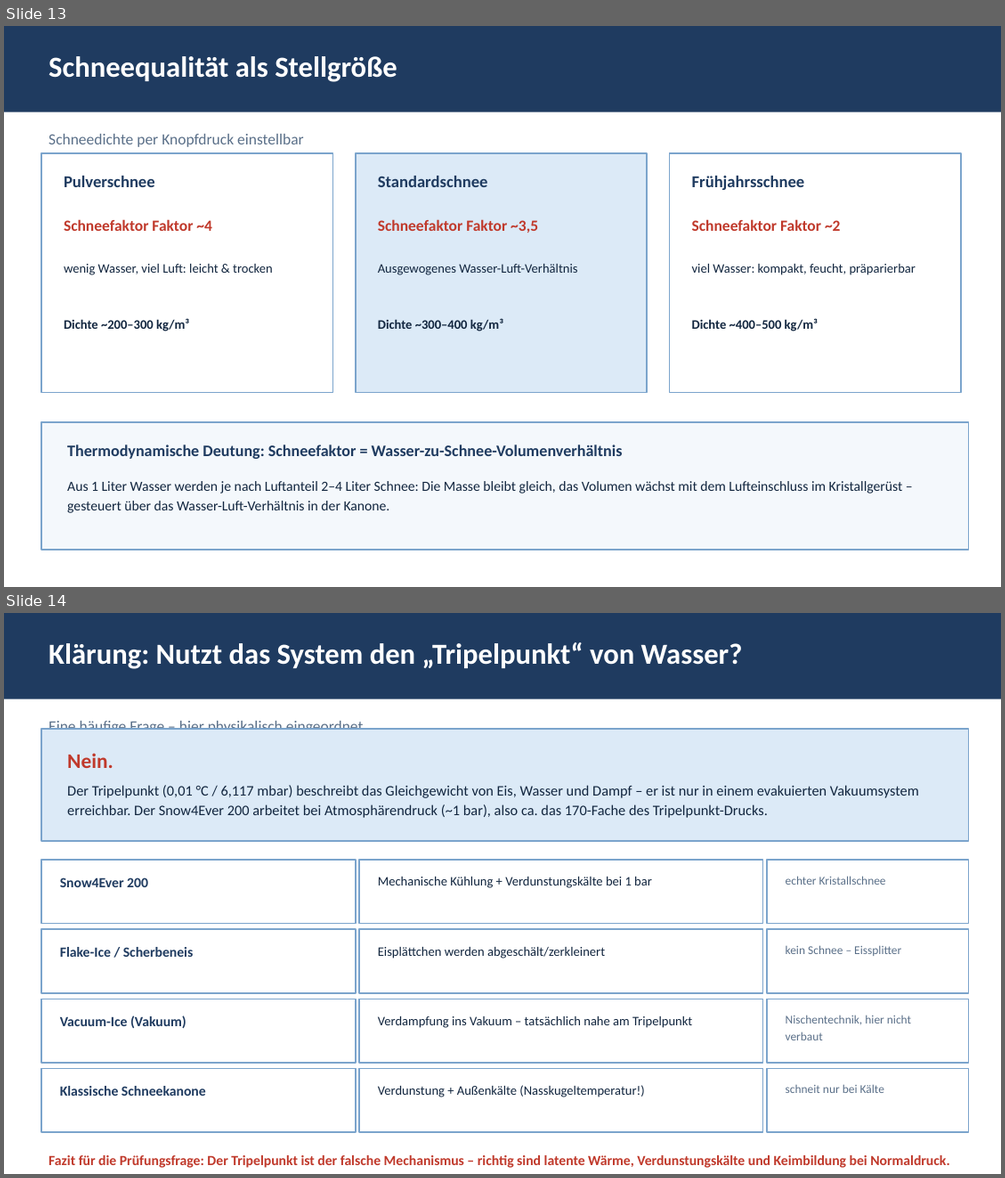
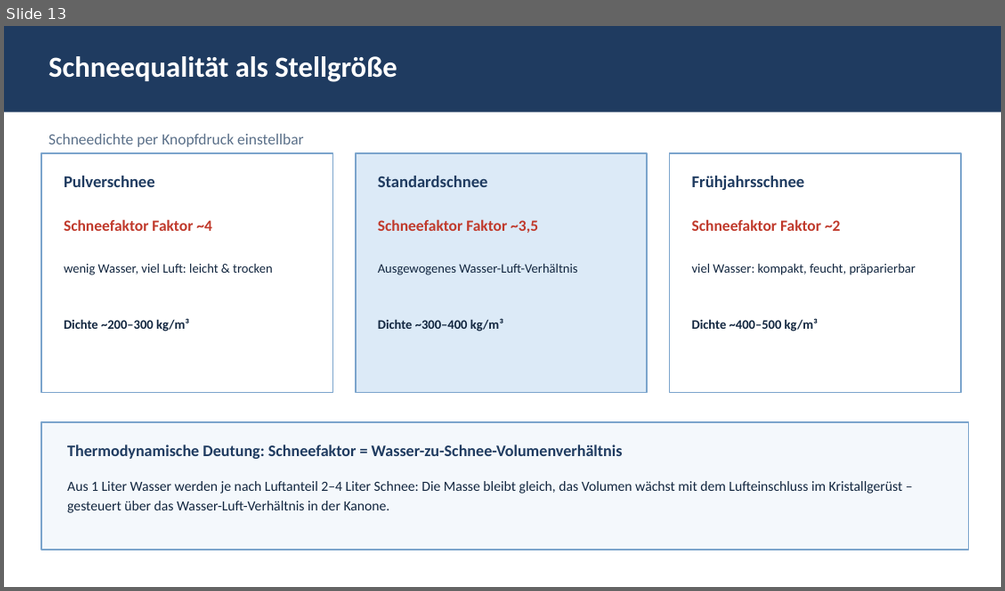
Before and after one commit to pgruberpg6-commits/Snow4ever, a slide deck: snow4ever200_thermodynamik.pptx. Shown one above the other, each under a label of ours: slides 13 and 14 before the commit, slide 13 after it. The pictures are 1005x1178 and 1005x591 pixels, drawn with LibreOffice and Linux fonts; fonts in the diff are those of the drawing. Boxes give left, top, right and bottom in pixels: in the first picture for what was removed or moved away, otherwise in the second. Text is boxed around its words. In the diff, an @@ line names an element or a change of style, - is before the commit and + after.

Commit message:
Tripelpunkt-Inhalte entfernt; Folie 14 ist jetzt reiner Technologievergleich der Schneeerzeuger

```diff
--- a/snow4ever200_thermodynamik.pptx
+++ b/snow4ever200_thermodynamik.pptx
@@ slide 14 removed at <box>4,613,1001,1174</box>, background #FFFFFF @@
@@ rectangle removed at <box>4,613,1001,699</box> @@
@@ text removed at <box>48,642,743,669</box> @@
-Klärung: Nutzt das System den „Tripelpunkt“ von Wasser?
@@ rectangle removed at <box>41,729,969,841</box> @@
@@ text removed at <box>48,721,364,730</box> @@
-Eine häufige Frage – hier physikalisch eingeordnet
@@ text removed at <box>67,753,919,818</box> @@
-Nein.
-Der Tripelpunkt (0,01 °C / 6,117 mbar) beschreibt das Gleichgewicht von Eis, Wasser und Dampf – er ist nur in einem evakuierten Vakuumsystem erreichbar. Der Snow4Ever 200 arbeitet bei Atmosphärendruck (~1 bar), also ca. das 170-Fache des Tripelpunkt-Drucks.
@@ rectangle removed at <box>41,860,356,924</box> @@
@@ text removed at <box>60,877,148,887</box> @@
-Snow4Ever 200
@@ rectangle removed at <box>359,860,763,924</box> @@
@@ text removed at <box>378,876,652,888</box> @@
-Mechanische Kühlung + Verdunstungskälte bei 1 bar
@@ rectangle removed at <box>767,860,969,924</box> @@
@@ text removed at <box>785,876,886,884</box> @@
-echter Kristallschnee
@@ rectangle removed at <box>41,929,356,993</box> @@
@@ rectangle removed at <box>359,929,763,993</box> @@
@@ rectangle removed at <box>767,929,969,993</box> @@
@@ text removed at <box>60,947,194,957</box> @@
-Flake-Ice / Scherbeneis
@@ text removed at <box>378,947,605,958</box> @@
-Eisplättchen werden abgeschält/zerkleinert
@@ text removed at <box>785,945,901,956</box> @@
-kein Schnee – Eissplitter
@@ rectangle removed at <box>41,999,356,1062</box> @@
@@ rectangle removed at <box>359,999,763,1062</box> @@
@@ rectangle removed at <box>767,999,969,1062</box> @@
@@ text removed at <box>60,1015,186,1028</box> @@
-Vacuum-Ice (Vakuum)
@@ text removed at <box>378,1016,692,1028</box> @@
-Verdampfung ins Vakuum – tatsächlich nahe am Tripelpunkt
@@ text removed at <box>785,1014,911,1040</box> @@
-Nischentechnik, hier nicht verbaut
@@ rectangle removed at <box>41,1069,356,1132</box> @@
@@ text removed at <box>60,1086,206,1095</box> @@
-Klassische Schneekanone
@@ rectangle removed at <box>359,1069,763,1132</box> @@
@@ text removed at <box>378,1085,644,1097</box> @@
-Verdunstung + Außenkälte (Nasskugeltemperatur!)
@@ rectangle removed at <box>767,1069,969,1132</box> @@
@@ text removed at <box>785,1084,884,1093</box> @@
-schneit nur bei Kälte
@@ text removed at <box>48,1155,949,1167</box> @@
-Fazit für die Prüfungsfrage: Der Tripelpunkt ist der falsche Mechanismus – richtig sind latente Wärme, Verdunstungskälte und Keimbildung bei Normaldruck.
```
Also in this commit, not shown: 2 slides changed, 1 slide added.
